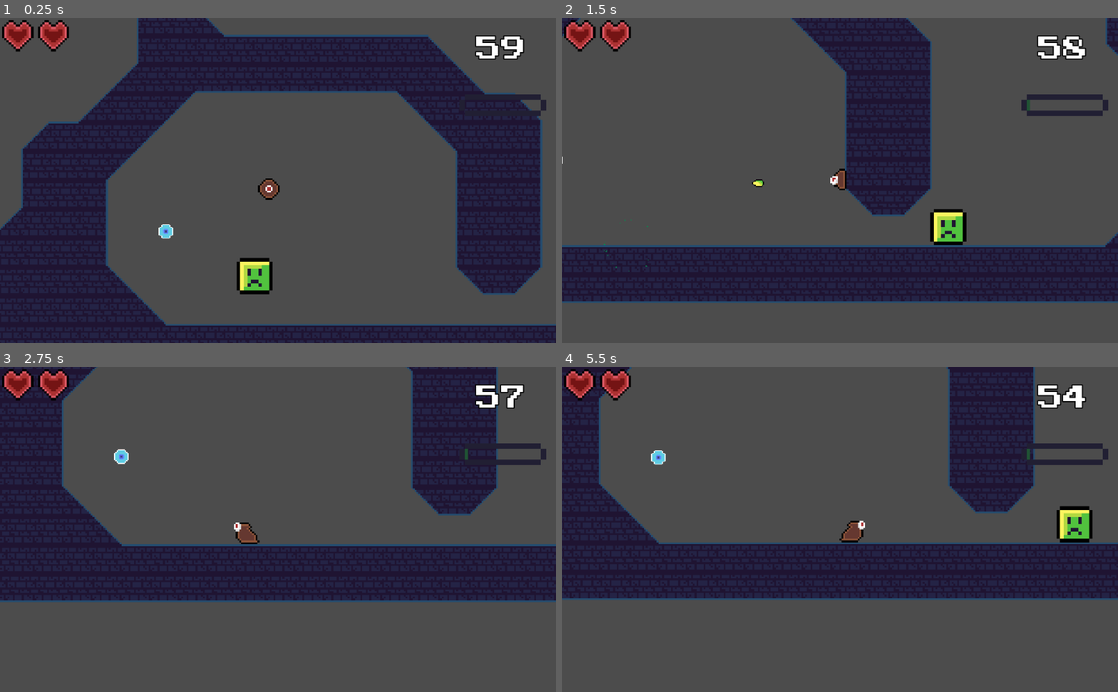
Above: before the commit, frames 1-4 (two rows, left to right).
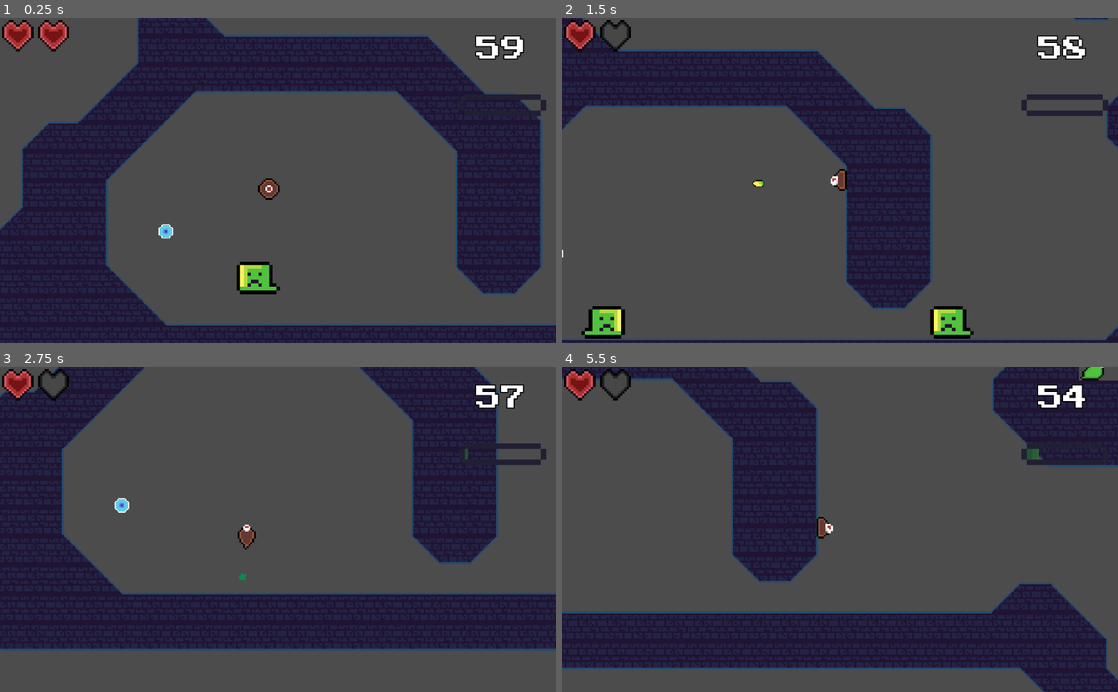
Above: after the commit, the same moments.

Repository: Shoter99/GameJamFirst
Game: Godot game, scene res://levels/Level2.tscn
The game is run twice, just before and just after one commit, with the same random seed, the same clock (stepped at 60 frames per second) and the same inputs.
Inputs (mouse positions are in pixels of both pictures, inside the frame that each line leads up to):
- Up to frame 1 (0.25 s): no input
- Up to frame 2 (1.5 s): move the mouse to (962, 164) at 0.52 s; hold Right (move_right) from 0.53 s (still down); click (962, 164) at 0.6 s; tap Space (jump) at 0.77 s; move the mouse to (728, 196) at 1.27 s; tap F (fire) at 1.35 s
- Up to frame 3 (2.75 s): tap Space (jump) at 1.52 s; move the mouse to (333, 458) at 2.02 s; release Right (move_right) at 2.03 s; hold Left (move_left) from 2.03 s (still down); tap Down (release) at 2.1 s
- Up to frame 4 (5.5 s): move the mouse to (812, 594) at 2.77 s; release Left (move_left) at 2.78 s; hold Right (move_right) 2.78-4.28 s; click (812, 594) at 2.85 s; tap Space (jump) at 3.02, 3.77, 4.52 s; move the mouse to (1006, 578) at 3.52 s; tap F (fire) at 3.6 s; move the mouse to (673, 480) at 4.27 s; hold Left (move_left) 4.28-5.03 s; tap Down (release) at 4.35 s; move the mouse to (867, 529) at 5.02 s; hold Right (move_right) from 5.03 s (still down); click (867, 529) at 5.1 s

The runs differ from the first frame. In frame 1, 0.2% of the frame differs, in the area x 42-51%, y 73-86%; in frame 2, 37%; in frame 3, 34%; in frame 4, 58%, in the area x 0-100%, y 0-100%.

Commit message:
saving before removing ghosts

Diff:
--- a/entities/enemy/LeftRightEnemy/LeftRightEnemy.tscn
+++ b/entities/enemy/LeftRightEnemy/LeftRightEnemy.tscn
@@ -20,7 +20,7 @@
 extents = Vector2( 8, 4.5 )
 
 [sub_resource type="RectangleShape2D" id=2]
-extents = Vector2( 5, 6.5 )
+extents = Vector2( 5, 4.5 )
 
 [sub_resource type="RectangleShape2D" id=1]
 extents = Vector2( 5, 4.5 )
@@ -46,7 +46,6 @@
 position = Vector2( 0, -5 )
 frames = SubResource( 3 )
 animation = "walk"
-frame = 1
 playing = true
 
 [node name="playerKiller" type="Area2D" parent="LeftRightEnemySlime"]
@@ -64,7 +63,7 @@
 collision_mask = 9
 
 [node name="CollisionShape2D" type="CollisionShape2D" parent="LeftRightEnemySlime/playerDetector"]
-position = Vector2( 0, -6 )
+position = Vector2( 0, -4 )
 shape = SubResource( 2 )
 
 [node name="CollisionShape2D" type="CollisionShape2D" parent="LeftRightEnemySlime"]
